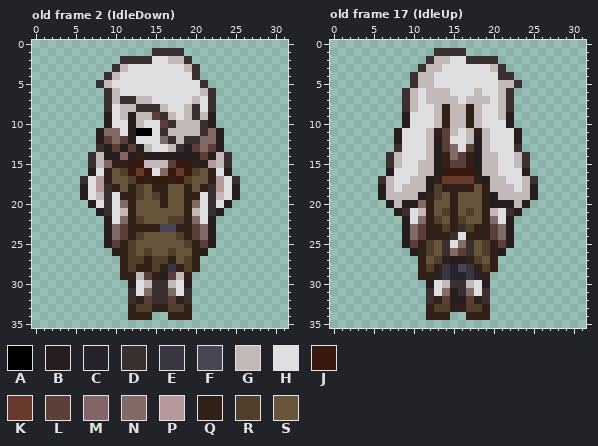
Two states of a pixel-art file, art/OV/Asteria/AsteriaOV.ase. This is how it looked before the edit.
32x36 pixels, 21 frames. Shown: old frame 2 (IdleDown), old frame 17 (IdleUp). The commit also changed other frames, which this record leaves out.
Visible layers, top first: "Layer 2", "Layer 1".
Palette (. is transparent): A #000000  B #261e1e  C #26232d  D #3b3030  E #393541  F #494653  G #c4b9b9  H #dfdfe1  J #371910  K #673a2d  L #5d3f3a  M #836568  N #826b67  P #b7999c  Q #302018  R #4f3f2b  S #67563c
Pixels before, old frame 2 (IdleDown), first column x 6:
 1 .........DDDD.......
 2 .....DDDDHHGGD......
 3 ....DGHHHHHHHGD.....
 4 ...DGHHHHHHHHHD.....
 5 ..DGHHHHHHHHHHHD....
 6 ...DGHHHHHHHHHHGD...
 7 ...DGDDGGHHHHHGHD...
 8 ...DHGGDDDGHHGDHD...
 9 ...BHGBGGLDGHGDGB...
10 ...BHHBGHHLDGGGDB...
11 ..BNNHBAAHDGGGGDNB..
12 ..BLNLBHHHNDGDDNNB..
13 ..DBLBLBGHHGDBLNLB..
14 .DGBBMBQBBBBBBBLBGD.
15 .DGMQQJJGGGLJJQBPGD.
16 .BHQSRJKJHNJKJRSQHB.
17 DHPQSSRJQJJQJRSSQPHD
18 BHPDQSQRSQQSSQSQDPHB
19 BHGDHQQRSRQSSQQHDGHB
20 .BHDHNQSSSQSSQNHDHB.
21 ..BDHGQSSSSSSQGHDB..
22 ...BHNQRSSSRRQNHB...
23 ...BNLQQQQFFQQLNB...
24 ...BNLQRSSSSRQLNB...
25 ...BLQRSSSSSSRQLB...
26 ....BQRSRSSRSSQB....
27 .....QRRQRRQSRQ.....
28 .....QRQQRQEQRQ.....
29 .....QQGLQBLGQ......
30 ......BHGDDGHB......
31 ......DHNDDNHD......
32 ......DQLDDLQD......
33 ......QRRQQRRQ......
34 ......QQQ..QQQ......
Pixels before, old frame 17 (IdleUp), first column x 6:
 1 .......DDDD.........
 2 ......DGGHHDDDD.....
 3 .....DGGHHHHHHGD....
 4 ....DGGHHHHHHHHDD...
 5 ....DGGHHHHHHHHGGD..
 6 ...DGHGGGHHHGHHGD...
 7 ...DGHGGGGHGGGHGD...
 8 ...DGHHGQGGQGHHGD...
 9 ...BHHHGQGGQGHHGB...
10 ...BHHHGQGGQGHHHB...
11 ..BHHHGQLGHGQGHHHB..
12 ..BHHHGBLHHGBGHHHB..
13 ..DHHHGBLNHLBGHHHD..
14 .DGHHHGBQNLQBGGHHGD.
15 .DGHHGGBQLLQBGGHHGD.
16 .BHHHGGBJJJJBGGHHHB.
17 DGHHGGBQKKKKQBGGHHGD
18 BGHGGGBRQQQQSQGGGHGB
19 BGGGGBQRSQSSSQBGGGGB
20 .BGBBNQSSQSSSQBBBGB.
21 ..BDHGQSRQSRSQGHDB..
22 ...BHNQRSQRSSQNHB...
23 ...BNLQQRQDRQQLNB...
24 ...BNLQQQDHQQQLNB...
25 ...BLQRSDHNDSRQLB...
26 ....BQRSDNLDSRQB....
27 .....QSRQBBQRSQ.....
28 .....QRQECFEQRQ.....
29 .....QQCECCECQ......
30 ......BHGDDGHB......
31 ......DHNBDNHD......
32 ......DQLBBLQD......
33 ......QRRQQRRQ......
34 ......QQQ..QQQ......
After the commit:
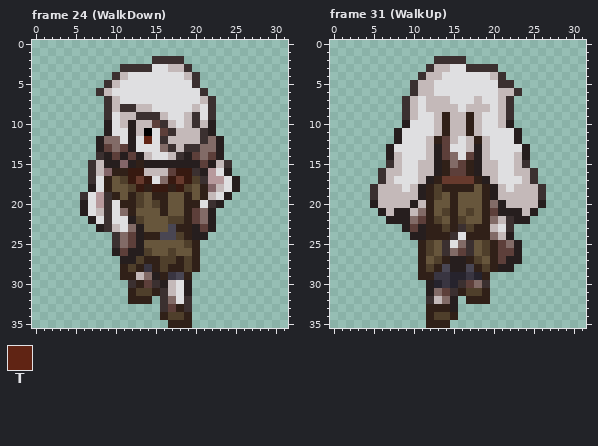
Colours new in this view: T #602414
A new or re-ordered frame is compared with the old frame closest to it.
The exact change:
frames 21 -> 33
Changed rows in their new state; - is an unchanged pixel.
Frame 24 (WalkDown) is new; against old frame 2 (IdleDown), layers "Layer 2", "Layer 1":
first column x 6:
 1 ---------....-------
 2 -----....DDDD.------
 3 ----.DDDD--GGD.-----
 4 ---.DG-------G------
 5 --.DG---------D.----
 6 --DGH----------D.---
 7 -----HHHH-----HG----
 8 ----GDDGGHH--HG-----
 9 ---D--GDDDGH---HD---
10 -----G--GLDGH-DG----
11 --.BH--G--LD----B.--
12 ---N-H--T-DG-GGD----
13 --BLNLBHH-NDGDD-N---
14 -.D-LBLBGHHGD-LNLB.-
15 ---BBMBQBBBBBBBLB---
16 -DGMQQ-JGGGLJ-DBP---
17 .DH--RJKJHNJKJRDP--B
18 .BHQS-RJQJJQJR--MG--
19 D-P-QS---Q----SQGHB.
20 BHP--Q-R-R----Q--B.-
21 BHG--N----Q---LNB.--
22 -BHD-HB-------LN----
23 --BDGHNBSSS---BL----
24 ---.DNLBQQFF--BB.---
25 ---.DNLB-------..---
26 -----LBB-------.----
27 -----BB--Q-RQ-------
28 --------EQRQ--------
29 --------NBQEF-------
30 ------DQL-B---------
31 ------QRRQ-G-B------
32 ------Q-Q.-NH-------
33 ------....DLQD------
34 ------...-QRR-------
35 -----------QQQ------
Frame 31 (WalkUp) is new; against old frame 17 (IdleUp), layer "Layer 1":
first column x 5:
 1 --------....----------
 2 -------.DDDD....------
 3 ------.D-G--DDDD.-----
 4 -----.D-G------G-.----
 5 ----------------DD.---
 6 ----.DG-HH---H---GD---
 7 ----------H-H-H-------
 8 -------G-G-HG-G-------
 9 ----DG-----------D----
10 ----------------G-----
11 -------HGQ-GQGH-------
12 --------Q-G--Q--------
13 --BH------H-G-----HB--
14 --B------L-HL--H---B--
15 ----------N-----------
16 -DGG-----QLLQ-----GGD-
17 -----H----------H-----
18 DG-GH-BQ-------B-HG-GD
19 DG------------------GD
20 BGG-G-G--------N-G-GGB
21 -BG-BGN--------LBB-GB-
22 --BB-NL---------GDBB--
23 -----LB--------GHD----
24 ----.BB--------NG-----
25 ----..-----------NB---
26 -----.----------LLB---
27 ----------------LBB---
28 ---------FBBF---BB----
29 --------E-------------
30 --------CEC-LND-------
31 -------BNLDQRRQ-------
32 --------GN-.Q-Q-------
33 --------QQB....-------
34 --------RRQ-...-------
35 -------QQQ------------
Boxes around the changes in both pictures, in picture pixels (x1, y1, x2, y2):
changed: (80, 48, 240, 328)
changed: (370, 48, 546, 328)
